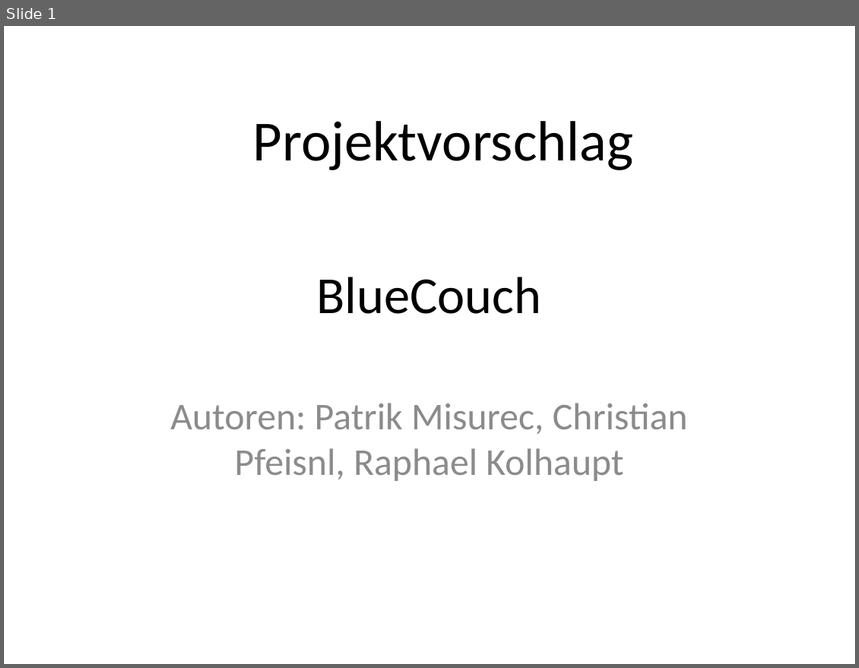
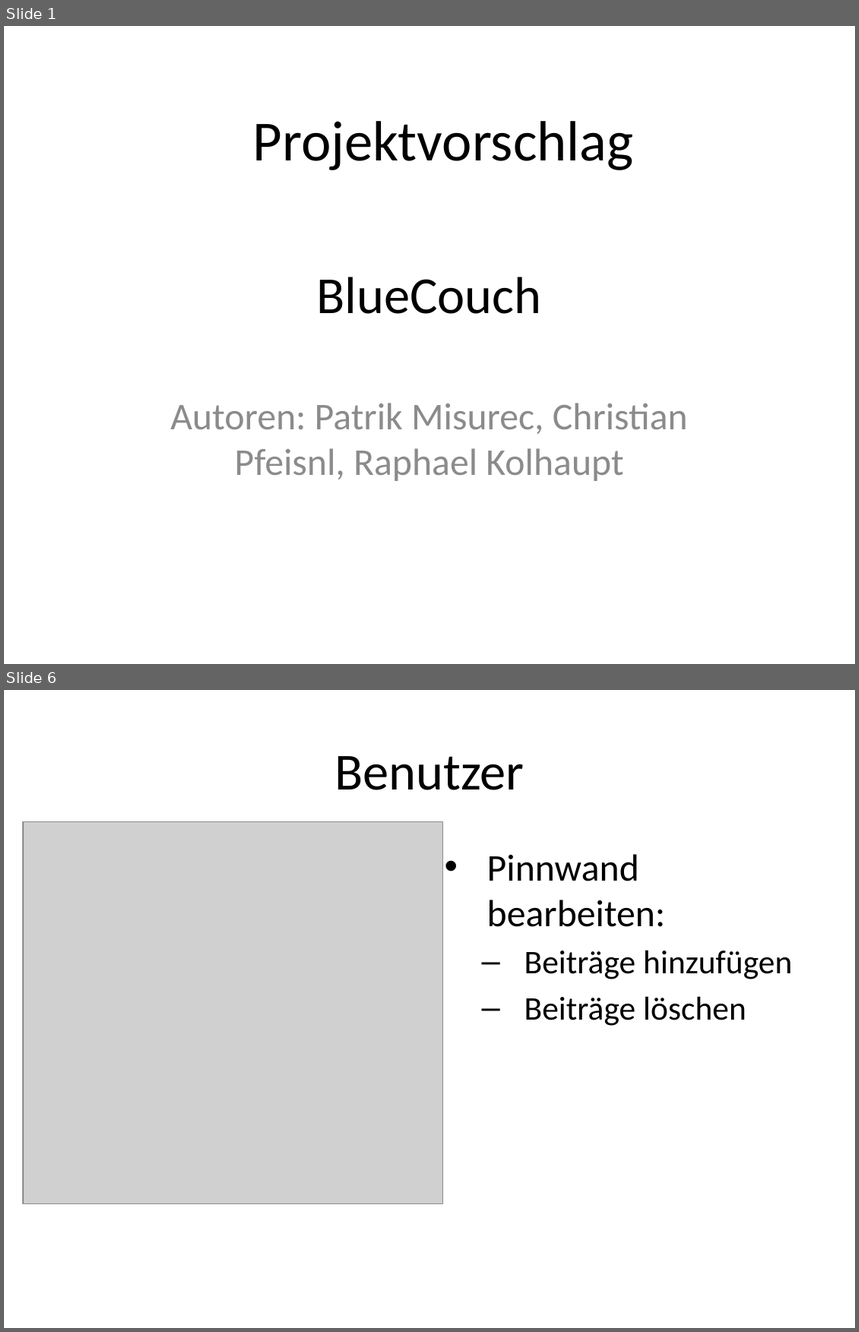
Before and after one commit to Misurecp94/SWE_SocialNetwork, a slide deck: Präsentationen/SocialNetwork_BlueCouch_Präsentation_v0.9.pptx. Shown one above the other, each under a label of ours: slide 1 before the commit, slides 1 and 6 after it; the slides between them are not shown. The pictures are 859x668 and 859x1332 pixels, drawn with LibreOffice and Linux fonts; fonts in the diff are those of the drawing; grey boxes stand for pictures. Boxes give left, top, right and bottom in pixels: in the first picture for what was removed or moved away, otherwise in the second. Text is boxed around its words. In the diff, an @@ line names an element or a change of style, - is before the commit and + after.

```diff
--- a/Präsentationen/SocialNetwork_BlueCouch_Präsentation_v0.9.pptx
+++ b/Präsentationen/SocialNetwork_BlueCouch_Präsentation_v0.9.pptx
@@ slide 6 added at [4,690,855,1328], background #FFFFFF @@
@@ title added at [335,756,524,790], 44 pt, text #000000 @@
+Benutzer
@@ picture added at [23,822,443,1204] @@
@@ text added at [487,854,792,1026], 28 pt, text #000000 @@
+• Pinnwand bearbeiten:
+  – Beiträge hinzufügen
+  – Beiträge löschen
```
Also in this commit, not shown: 7 slides changed, 1 other slide added.
